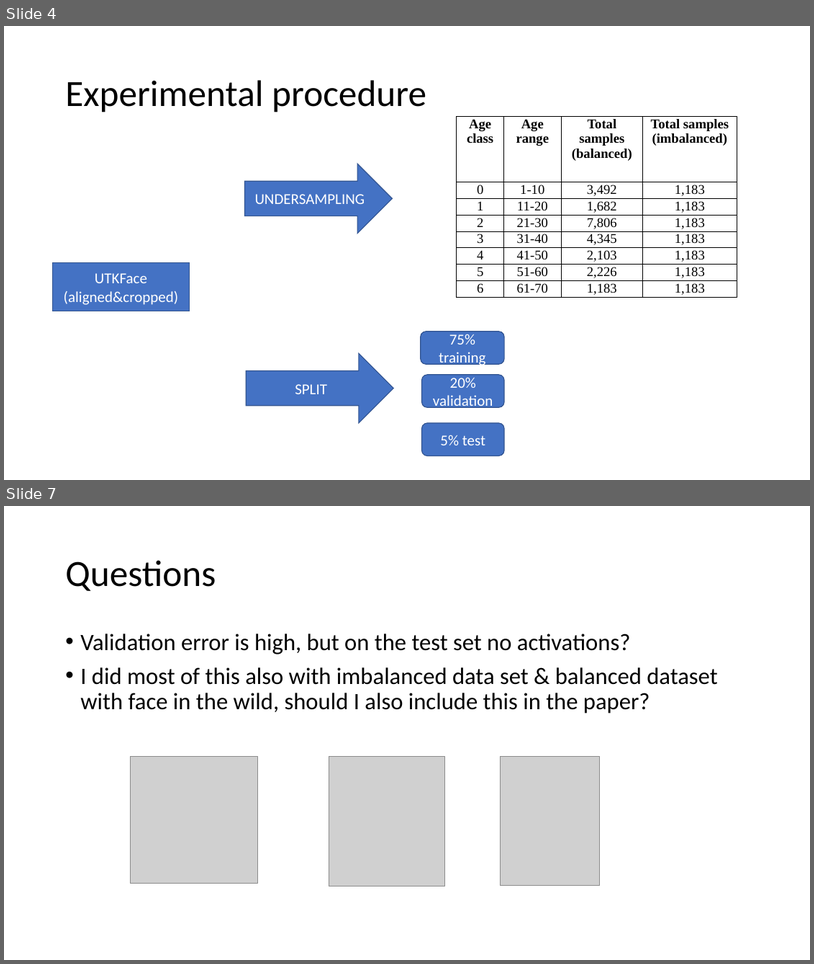
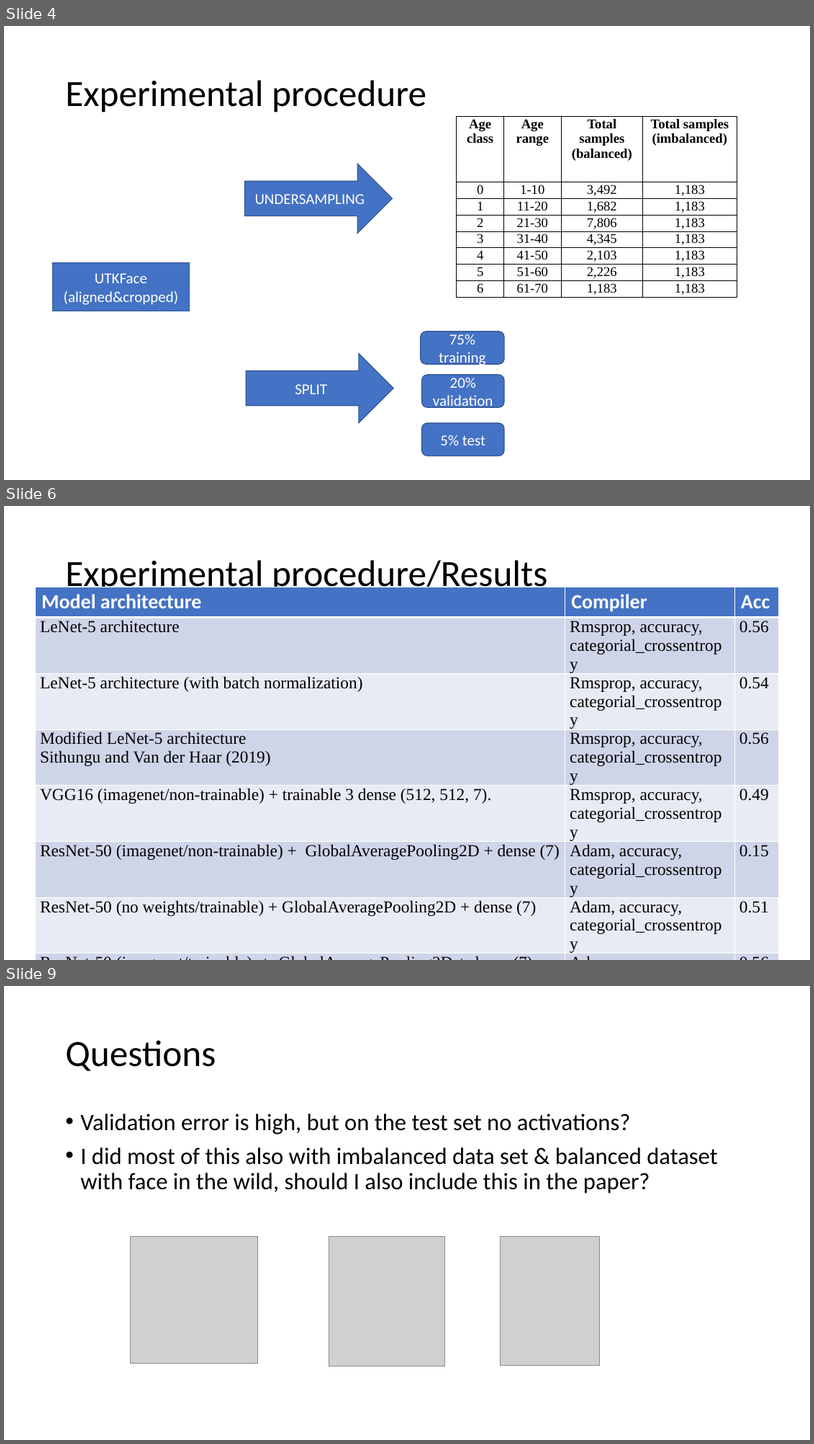
Before and after one commit to paulorijnberg/deep-learning-age-estimation, a slide deck: final-paper/presentation.pptx. Shown one above the other, each under a label of ours: slides 4 and 7 before the commit, slides 4, 6 and 9 after it; the slides between them are not shown. The pictures are 814x964 and 814x1444 pixels, drawn with LibreOffice and Linux fonts; fonts in the diff are those of the drawing; grey boxes stand for pictures. Boxes give left, top, right and bottom in pixels: in the first picture for what was removed or moved away, otherwise in the second. Text is boxed around its words. In the diff, an @@ line names an element or a change of style, - is before the commit and + after.

```diff
--- a/final-paper/presentation.pptx
+++ b/final-paper/presentation.pptx
@@ slide 6 added at box(4, 506, 810, 960), background #FFFFFF @@
@@ title added at box(65, 560, 548, 595), 44 pt, text #000000 @@
+Experimental procedure/Results
@@ table added at box(36, 587, 779, 939), 9 rows, 3 columns @@
+Model architecture | Compiler | Acc
+LeNet-5 architecture | Rmsprop, accuracy, categorial_crossentropy | 0.56
+LeNet-5 architecture (with batch normalization) | Rmsprop, accuracy, categorial_crossentropy | 0.54
+Modified LeNet-5 architecture / Sithungu and Van der Haar (2019) | Rmsprop, accuracy, categorial_crossentropy | 0.56
+VGG16 (imagenet/non-trainable) + trainable 3 dense (512, 512, 7). | Rmsprop, accuracy, categorial_crossentropy | 0.49
+ResNet-50 (imagenet/non-trainable) + GlobalAveragePooling2D + dense (7) | Adam, accuracy, categorial_crossentropy | 0.15
+ResNet-50 (no weights/trainable) + GlobalAveragePooling2D + dense (7) | Adam, accuracy, categorial_crossentropy | 0.51
+ResNet-50 (imagenet/trainable) + GlobalAveragePooling2D + dense (7) | Adam, accuracy, categorial_crossentropy | 0.56
+ResNet-50 (imagenet/non-trainable) + GlobalAveragePooling2D + dense (512, 512, 7) | Adam, accuracy, categorial_crossentropy | 0.14
@@ what was slide 7 is now slide 9 @@
```
Also in this commit, not shown: 2 slides changed, 1 other slide added, 3 other files.
